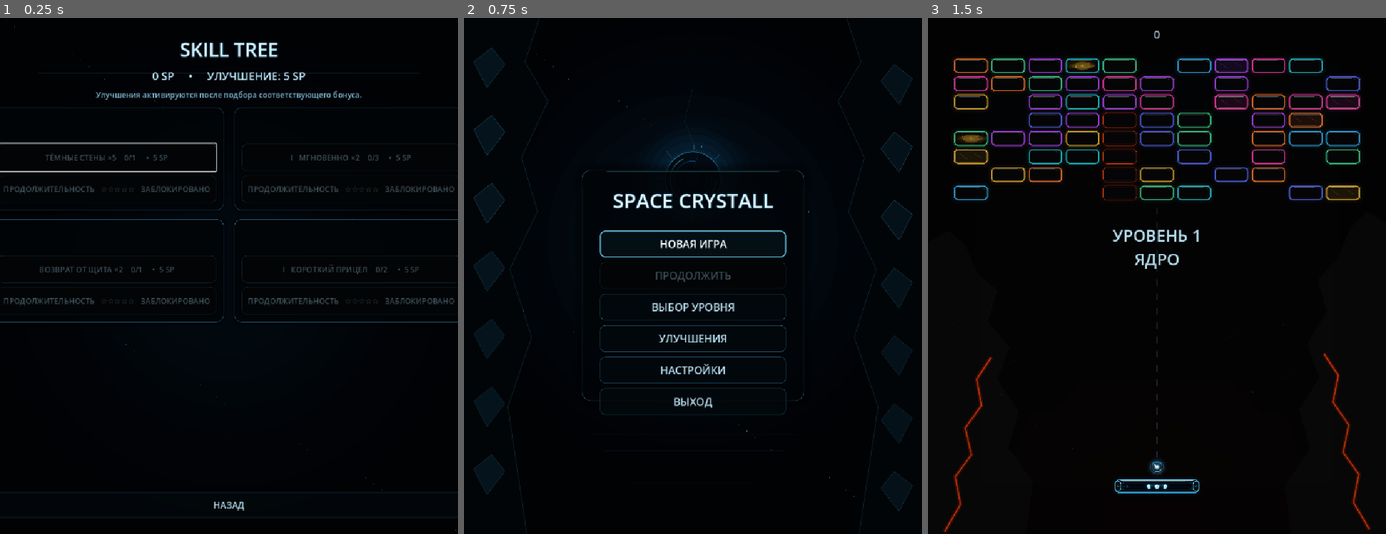
Above: before the commit, frames 1-3 (left to right).
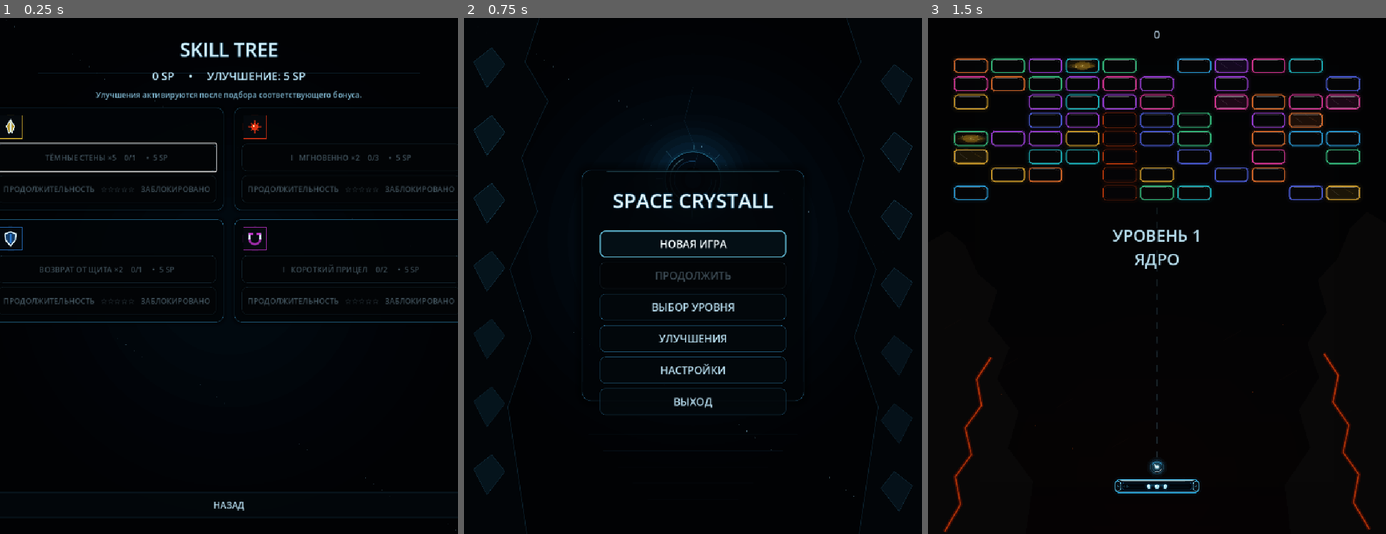
Above: after the commit, the same moments.

Repository: Ardarik421/arkanoid
Game: Godot game, scene res://scenes/skill_tree.tscn
Two runs of this game, one before a commit and one after it. Both use one fixed random seed, a clock stepped at 60 frames per second and the inputs below. This scene is started directly instead of the project's main scene. Sound files missing from this copy of the repository are replaced by a short silence.
Inputs:
- Up to frame 1 (0.25 s): no input
- Up to frame 2 (0.75 s): click "НАЗАД" at 0.5 s
- Up to frame 3 (1.5 s): click "НОВАЯ ИГРА" at 1.25 s

The runs differ from the first frame. In frame 1, 0.2% of the frame differs, in the area x 0-59%, y 18-45%; in frame 2, nothing differs; in frame 3, nothing differs.
Error before the commit: Parse Error: Cannot infer the type of "half" variable because the value doesn't have a set type. (res://scenes/skill_bonus_icon.gd:12)

Commit message:
Fix skill bonus icon type inference

Diff:
--- a/scenes/skill_bonus_icon.gd
+++ b/scenes/skill_bonus_icon.gd
@@ -7,9 +7,9 @@
 	queue_redraw()
 
 func _draw():
-	var accent := _accent_color()
-	var center := size * 0.5
-	var half := min(size.x, size.y) * 0.5 - 3.0
+	var accent: Color = _accent_color()
+	var center: Vector2 = size * 0.5
+	var half: float = minf(size.x, size.y) * 0.5 - 3.0
 	draw_circle(center, half + 2.0, Color(accent, 0.08))
 	draw_rect(Rect2(center - Vector2(half, half), Vector2(half * 2.0, half * 2.0)), Color(0.018, 0.035, 0.052, 0.96))
 	draw_rect(Rect2(center - Vector2(half, half), Vector2(half * 2.0, half * 2.0)), Color(accent, 0.72), false, 1.5)
@@ -26,24 +26,24 @@
 	return Color.WHITE
 
 func _draw_icon(accent: Color):
-	var bright := Color(0.88, 0.97, 1.0)
-	var glow := Color(accent, 0.65)
+	var bright: Color = Color(0.88, 0.97, 1.0)
+	var glow: Color = Color(accent, 0.65)
 	match icon_type:
 		"piercing":
-			var tip := PackedVector2Array([Vector2(0, -9), Vector2(5, -1), Vector2(2, 8), Vector2(0, 5), Vector2(-2, 8), Vector2(-5, -1)])
+			var tip: PackedVector2Array = PackedVector2Array([Vector2(0, -9), Vector2(5, -1), Vector2(2, 8), Vector2(0, 5), Vector2(-2, 8), Vector2(-5, -1)])
 			draw_colored_polygon(tip, Color(accent, 0.70))
 			draw_polyline(PackedVector2Array([tip[0], tip[1], tip[2], tip[3], tip[4], tip[5], tip[0]]), bright, 1.1, true)
 			draw_line(Vector2(0, -6), Vector2(0, 6), bright, 1.4, true)
 		"explosive":
 			for i in range(8):
-				var angle := TAU * float(i) / 8.0
-				var start := Vector2(cos(angle), sin(angle)) * 4.0
-				var finish := Vector2(cos(angle), sin(angle)) * (8.0 if i % 2 == 0 else 6.5)
+				var angle: float = TAU * float(i) / 8.0
+				var start: Vector2 = Vector2(cos(angle), sin(angle)) * 4.0
+				var finish: Vector2 = Vector2(cos(angle), sin(angle)) * (8.0 if i % 2 == 0 else 6.5)
 				draw_line(start, finish, glow, 1.5, true)
 			draw_circle(Vector2.ZERO, 4.3, Color(accent, 0.86))
 			draw_circle(Vector2(-1.2, -1.2), 1.6, Color(1.0, 0.94, 0.72))
 		"shield":
-			var shield := PackedVector2Array([Vector2(0, -9), Vector2(7, -6), Vector2(6, 2), Vector2(0, 9), Vector2(-6, 2), Vector2(-7, -6)])
+			var shield: PackedVector2Array = PackedVector2Array([Vector2(0, -9), Vector2(7, -6), Vector2(6, 2), Vector2(0, 9), Vector2(-6, 2), Vector2(-7, -6)])
 			draw_colored_polygon(shield, Color(accent, 0.38))
 			draw_polyline(PackedVector2Array([shield[0], shield[1], shield[2], shield[3], shield[4], shield[5], shield[0]]), bright, 1.5, true)
 			draw_line(Vector2(0, -6), Vector2(0, 5), Color(accent, 0.9), 1.2, true)
